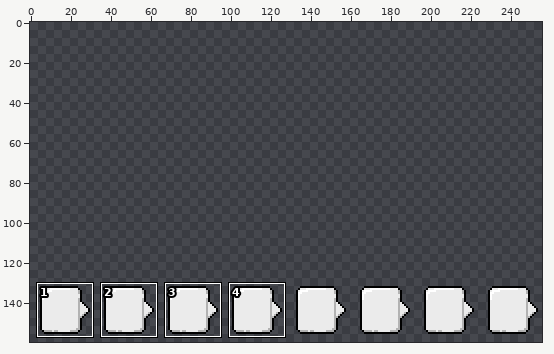
Two states of a pixel-art file, design/board.ase. Above, an overview of the earlier version with the close-up marked.
Close-up. Before:
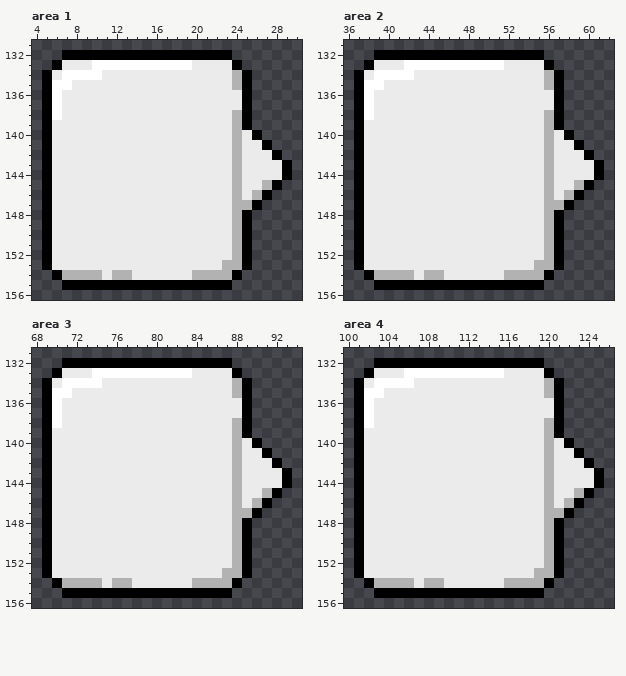
256x256 pixels, 1 frame. Shown: area 1: x 4..30, y 131..156; area 2: x 36..62, y 131..156; area 3: x 68..94, y 131..156; area 4: x 100..126, y 131..156. The wide view leaves out empty margins. The commit also changed other parts of the picture, which this record leaves out.
After:
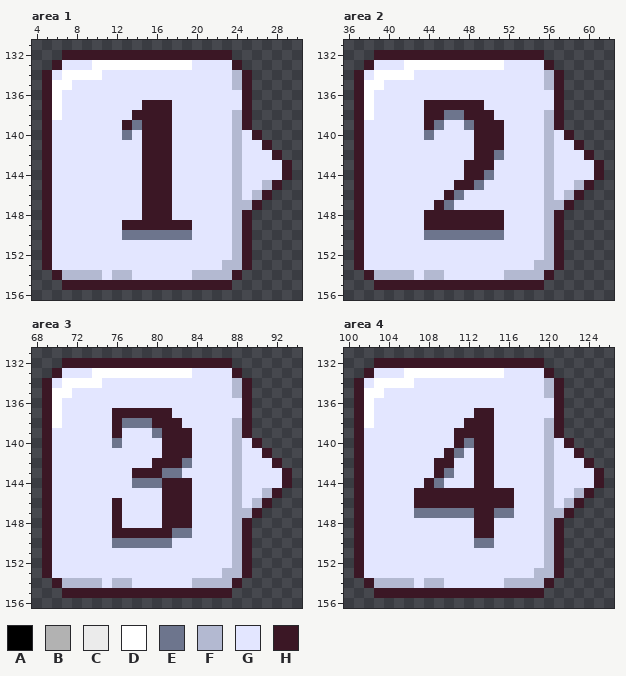
Palette (. is transparent): A #000000  B #b2b2b2  C #ebebeb  D #ffffff  E #6d758d  F #b3b9d1  G #e3e6ff  H #3b1725
The exact change:
layer "Layer 2" now shown
Changed rows in their new state; - is an unchanged pixel.
Area 1, layers "Layer 2", "Layer 1":
first column x 5:
132 --HHHHHHHHHHHHHHHHH------
133 -HGGG----------GGGGH-----
134 HG----GGGGGGGGGGGGGFH----
135 H--GGGGGGGGGGGGGGGGFH----
136 H-GGGGGGGGGGGGGGGGGGH----
137 H-GGGGGGGGHHHGGGGGGGH----
138 H-GGGGGGGHHHHGGGGGGFH----
139 HGGGGGGGHEHHHGGGGGGFH----
140 HGGGGGGGEGHHHGGGGGGFGH---
141 HGGGGGGGGGHHHGGGGGGFGGH--
142 HGGGGGGGGGHHHGGGGGGFGGGH-
143 HGGGGGGGGGHHHGGGGGGFGGGGH
144 HGGGGGGGGGHHHGGGGGGFGGGGH
145 HGGGGGGGGGHHHGGGGGGFGGFH-
146 HGGGGGGGGGHHHGGGGGGFGFH--
147 HGGGGGGGGGHHHGGGGGGFFH---
148 HGGGGGGGGGHHHGGGGGGFH----
149 HGGGGGGGHHHHHHHGGGGFH----
150 HGGGGGGGEEEEEEEGGGGFH----
151 HGGGGGGGGGGGGGGGGGGFH----
152 HGGGGGGGGGGGGGGGGGGFH----
153 HGGGGGGGGGGGGGGGGGFFH----
154 -HFFFFGFFGGGGGGFFFFH-----
155 --HHHHHHHHHHHHHHHHH------
Area 2, layers "Layer 2", "Layer 1":
first column x 37:
132 --HHHHHHHHHHHHHHHHH------
133 -HGGG----------GGGGH-----
134 HG----GGGGGGGGGGGGGFH----
135 H--GGGGGGGGGGGGGGGGFH----
136 H-GGGGGGGGGGGGGGGGGGH----
137 H-GGGGGHHHHHHGGGGGGGH----
138 H-GGGGGHHEEHHHGGGGGFH----
139 HGGGGGGHEGGEHHHGGGGFH----
140 HGGGGGGEGGGGHHHGGGGFGH---
141 HGGGGGGGGGGGHHHGGGGFGGH--
142 HGGGGGGGGGGGHHEGGGGFGGGH-
143 HGGGGGGGGGGHHHGGGGGFGGGGH
144 HGGGGGGGGGGHHEGGGGGFGGGGH
145 HGGGGGGGGGHHEGGGGGGFGGFH-
146 HGGGGGGGGHEGGGGGGGGFGFH--
147 HGGGGGGGHEGGGGGGGGGFFH---
148 HGGGGGGHHHHHHHHGGGGFH----
149 HGGGGGGHHHHHHHHGGGGFH----
150 HGGGGGGEEEEEEEEGGGGFH----
151 HGGGGGGGGGGGGGGGGGGFH----
152 HGGGGGGGGGGGGGGGGGGFH----
153 HGGGGGGGGGGGGGGGGGFFH----
154 -HFFFFGFFGGGGGGFFFFH-----
155 --HHHHHHHHHHHHHHHHH------
Area 3, layers "Layer 2", "Layer 1":
first column x 69:
132 --HHHHHHHHHHHHHHHHH------
133 -HGGG----------GGGGH-----
134 HG----GGGGGGGGGGGGGFH----
135 H--GGGGGGGGGGGGGGGGFH----
136 H-GGGGGGGGGGGGGGGGGGH----
137 H-GGGGGHHHHHHGGGGGGGH----
138 H-GGGGGHEEEHHHGGGGGFH----
139 HGGGGGGHGGGEHHHGGGGFH----
140 HGGGGGGEGGGGHHHGGGGFGH---
141 HGGGGGGGGGGGHHHGGGGFGGH--
142 HGGGGGGGGGGHHHEGGGGFGGGH-
143 HGGGGGGGGHHHEEGGGGGFGGGGH
144 HGGGGGGGGEEEHHHGGGGFGGGGH
145 HGGGGGGGGGGGHHHGGGGFGGFH-
146 HGGGGGGHGGGGHHHGGGGFGFH--
147 HGGGGGGHGGGGHHHGGGGFFH---
148 HGGGGGGHGGGGHHHGGGGFH----
149 HGGGGGGHHHHHHEEGGGGFH----
150 HGGGGGGEEEEEEGGGGGGFH----
151 HGGGGGGGGGGGGGGGGGGFH----
152 HGGGGGGGGGGGGGGGGGGFH----
153 HGGGGGGGGGGGGGGGGGFFH----
154 -HFFFFGFFGGGGGGFFFFH-----
155 --HHHHHHHHHHHHHHHHH------
Area 4, layers "Layer 2", "Layer 1":
first column x 101:
132 --HHHHHHHHHHHHHHHHH------
133 -HGGG----------GGGGH-----
134 HG----GGGGGGGGGGGGGFH----
135 H--GGGGGGGGGGGGGGGGFH----
136 H-GGGGGGGGGGGGGGGGGGH----
137 H-GGGGGGGGGGHHGGGGGGH----
138 H-GGGGGGGGGHHHGGGGGFH----
139 HGGGGGGGGGHHHHGGGGGFH----
140 HGGGGGGGGGHEHHGGGGGFGH---
141 HGGGGGGGGHEGHHGGGGGFGGH--
142 HGGGGGGGHHGGHHGGGGGFGGGH-
143 HGGGGGGGHEGGHHGGGGGFGGGGH
144 HGGGGGGHEGGGHHGGGGGFGGGGH
145 HGGGGGHHHHHHHHHHGGGFGGFH-
146 HGGGGGHHHHHHHHHHGGGFGFH--
147 HGGGGGEEEEEEHHEEGGGFFH---
148 HGGGGGGGGGGGHHGGGGGFH----
149 HGGGGGGGGGGGHHGGGGGFH----
150 HGGGGGGGGGGGEEGGGGGFH----
151 HGGGGGGGGGGGGGGGGGGFH----
152 HGGGGGGGGGGGGGGGGGGFH----
153 HGGGGGGGGGGGGGGGGGFFH----
154 -HFFFFGFFGGGGGGFFFFH-----
155 --HHHHHHHHHHHHHHHHH------
